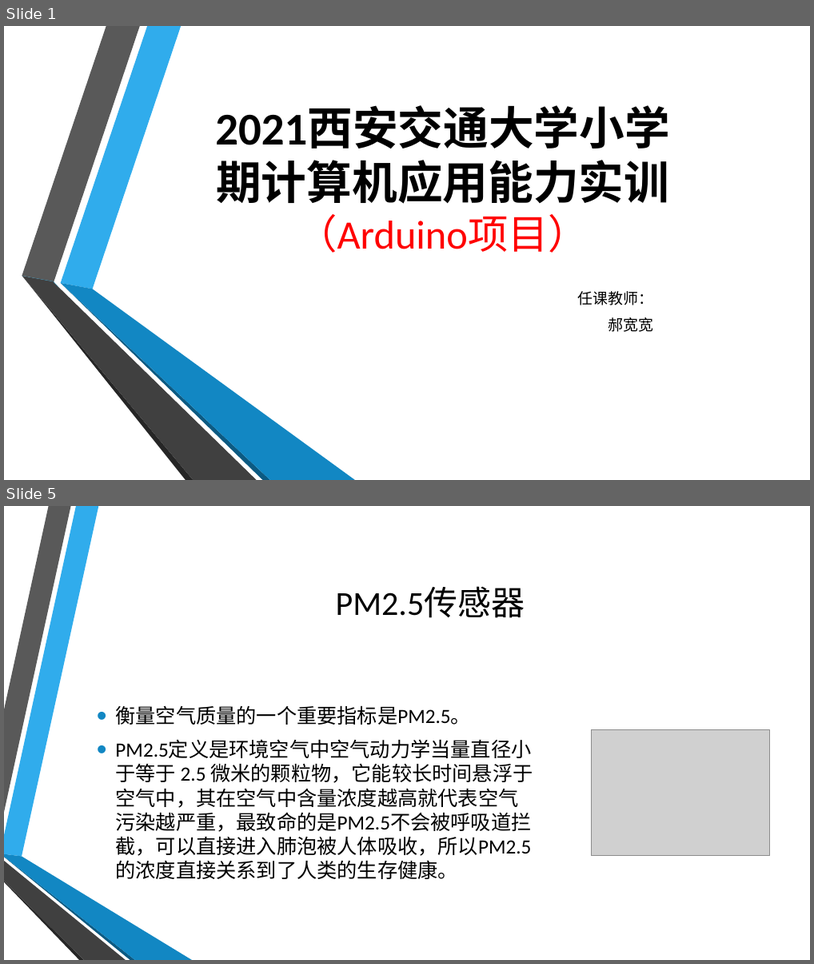
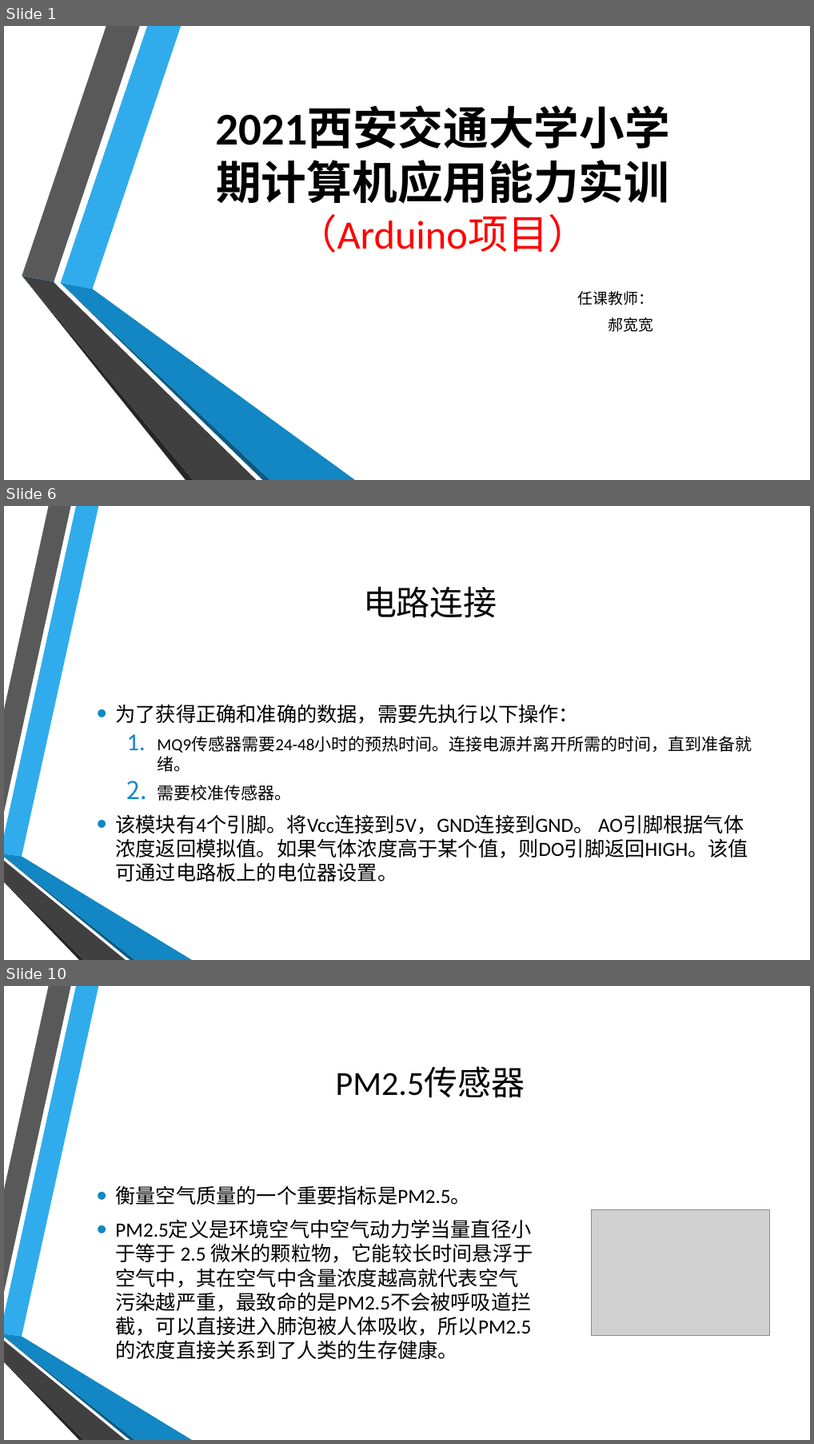
Before and after one commit to coco-hkk/arduino-courses, a slide deck: 7/7.pptx. Shown one above the other, each under a label of ours: slides 1 and 5 before the commit, slides 1, 6 and 10 after it; the slides between them are not shown. The pictures are 814x964 and 814x1444 pixels, drawn with LibreOffice and Linux fonts; fonts in the diff are those of the drawing; grey boxes stand for pictures; background and template pictures are left out. Boxes give left, top, right and bottom in pixels: in the first picture for what was removed or moved away, otherwise in the second. Text is boxed around its words. In the diff, an @@ line names an element or a change of style, - is before the commit and + after.

```diff
--- a/7/7.pptx
+++ b/7/7.pptx
@@ slide 6 added at (4, 506, 810, 960), background picture (left out); not listed: 6 template elements that a slide beside it also shows @@
@@ title added at (363, 586, 498, 618), 40 pt, text #000000 @@
+电路连接
@@ text added at (115, 704, 752, 881), 24 pt, text #000000 @@
+• 为了获得正确和准确的数据，需要先执行以下操作：
+  1. MQ9传感器需要24-48小时的预热时间。连接电源并离开所需的时间，直到准备就绪。
+  2. 需要校准传感器。
+• 该模块有4个引脚。将Vcc连接到5V，GND连接到GND。 AO引脚根据气体浓度返回模拟值。如果气体浓度高于某个值，则DO引脚返回HIGH。该值可通过电路板上的电位器设置。
@@ what was slide 5 is now slide 10 @@
```
Also in this commit, not shown: 3 slides changed, 4 other slides added, 5 other files.
